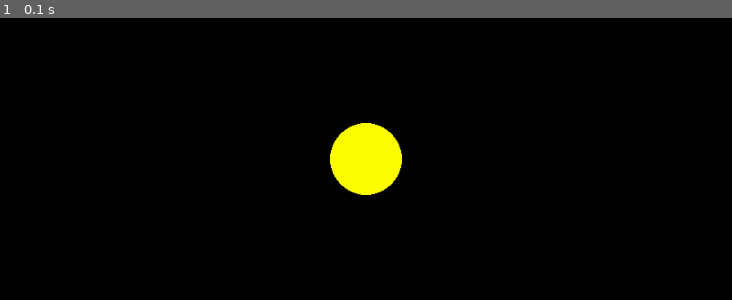
Above: before the commit, frame 1.
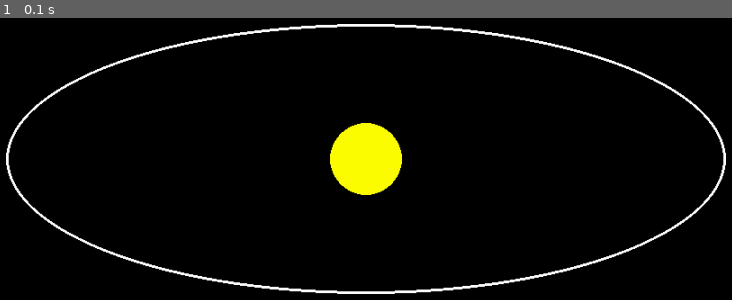
Above: after the commit, the same moment.

Repository: myhotchoc/Space-Simulator
Game: pygame game, started from Pygame Environmetnt.py
Two runs of this game, one before a commit and one after it. Both use one fixed random seed, a clock stepped at 60 frames per second and the inputs below.
Inputs:
- Up to frame 1 (0.1 s): no input

The runs differ from the first frame. In frame 1, 2.7% of the frame differs, in the area x 0-100%, y 2-98%.

Commit message:
Update Pygame Environmetnt.py

Diff:
--- a/Pygame Environmetnt.py
+++ b/Pygame Environmetnt.py
@@ -48,6 +48,7 @@
     # Black background, white circle in centre
     screen.fill(BLACK)
     circle1 = pygame.draw.circle(screen, YELLOW, pos, 40)
+    ellipse1 = pygame.draw.ellipse(screen, WHITE, [100,100,800,300], 3)
 
     # Update Screen, set framerate
     pygame.display.flip()
